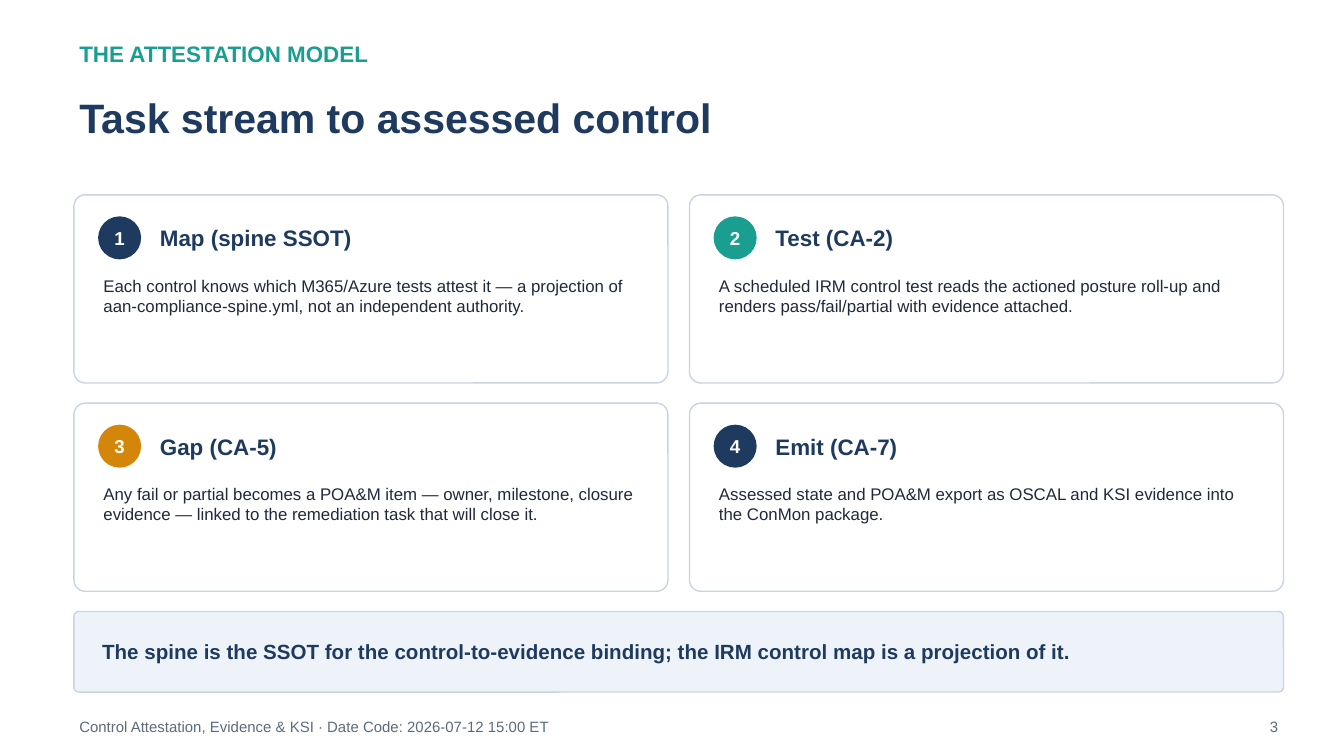
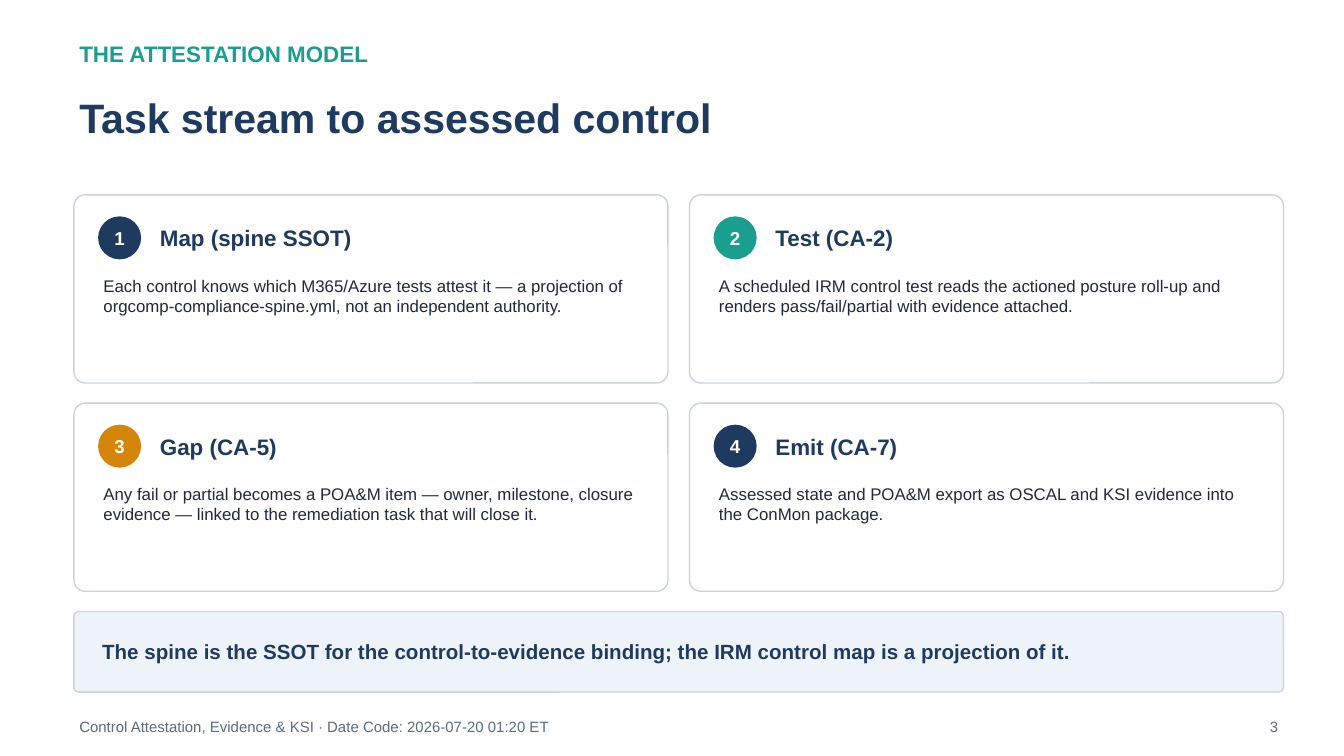
Before and after one commit to WhalerMike/uiao, a slide deck: slide 3 of docs/customer-documents/orgcomp-series/Vol_VII_Book_04_OrgComp_Control_Attestation_Evidence_KSI.pptx. Drawn at 1344x756 pixels with LibreOffice and Linux fonts; fonts in the diff are those of the drawing. Boxes give left, top, right and bottom in pixels: in the first picture for what was removed or moved away, otherwise in the second. Text is boxed around its words. In the diff, an @@ line names an element or a change of style, - is before the commit and + after.

```diff
--- a/docs/customer-documents/orgcomp-series/Vol_VII_Book_04_OrgComp_Control_Attestation_Evidence_KSI.pptx
+++ b/docs/customer-documents/orgcomp-series/Vol_VII_Book_04_OrgComp_Control_Attestation_Evidence_KSI.pptx
@@ text at box(103, 279, 623, 316): text changed @@
-Each control knows which M365/Azure tests attest it — a projection of aan-compliance-spine.yml, not an independent authority.
+Each control knows which M365/Azure tests attest it — a projection of orgcomp-compliance-spine.yml, not an independent authority.
@@ text at box(79, 721, 548, 734): text changed @@
-Control Attestation, Evidence & KSI · Date Code: 2026-07-12 15:00 ET
+Control Attestation, Evidence & KSI · Date Code: 2026-07-20 01:20 ET
```
Also in this commit, not shown: 8 other slides changed, 4 other files.
